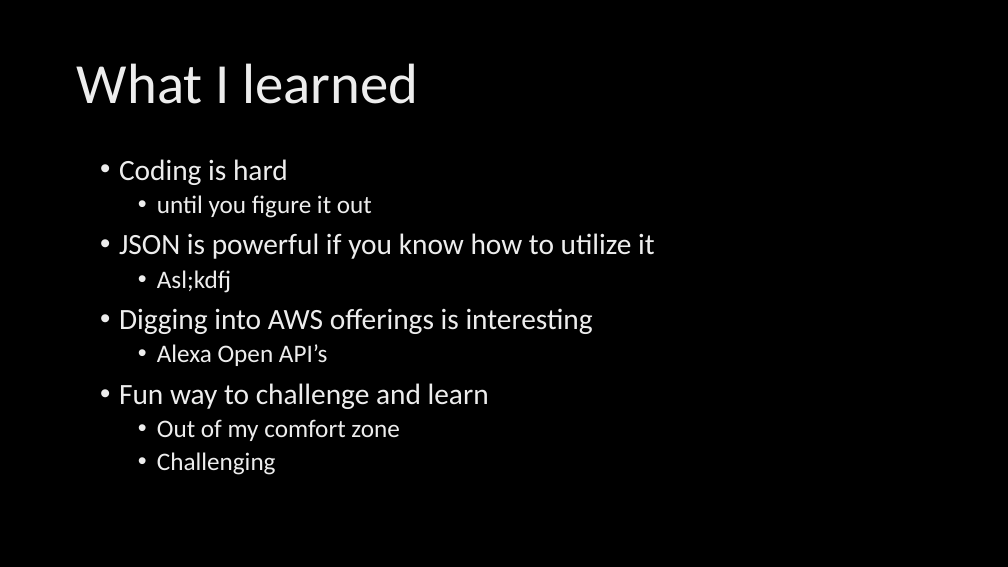
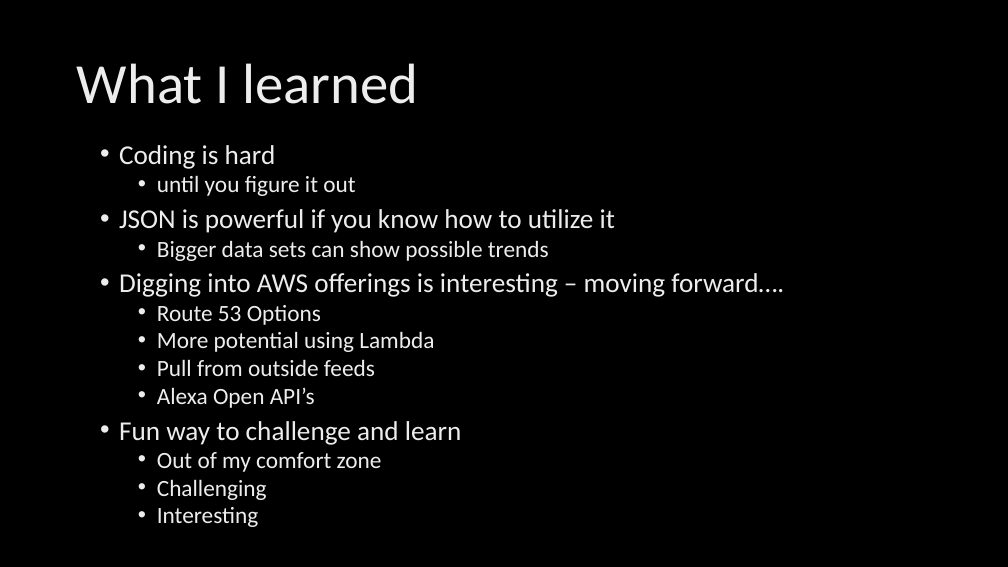
Before and after one commit to djherd/ProjectUnicorn, a slide deck: slide 8 of Doug Herd Project Presentation.pptx. Drawn at 1008x567 pixels with LibreOffice and Linux fonts; fonts in the diff are those of the drawing; background and template pictures are left out. Boxes give left, top, right and bottom in pixels: in the first picture for what was removed or moved away, otherwise in the second. Text is boxed around its words. In the diff, an @@ line names an element or a change of style, - is before the commit and + after.

Commit message:
Presentation Updates

```diff
--- a/Doug Herd Project Presentation.pptx
+++ b/Doug Herd Project Presentation.pptx
@@ text "Coding is hard": place and size @@
-text "Coding is hard" at bbox=[119, 159, 655, 475]
+text "Coding is hard" at bbox=[119, 145, 784, 527]
@@ text at bbox=[119, 145, 615, 500]: size 28 to 25.9 pt in "Coding is hard", "JSON is powerful if you know how ...", "Fun way to challenge and learn"; size 24 to 22.2 pt in "until you figure it out", "Alexa Open API’s", "Out of my comfort zone", "Challenging"; line spacing 0.9 to 0.8 @@
@@ text at bbox=[119, 240, 784, 376]: text changed; size 28 to 22.2 pt @@
-  • Asl;kdfj
-• Digging into AWS offerings is interesting
+  • Bigger data sets can show possible trends
+• Digging into AWS offerings is interesting – moving forward….
+  • Route 53 Options
+  • More potential using Lambda
+  • Pull from outside feeds
@@ text at bbox=[157, 507, 258, 527]: paragraph added @@
+  • Interesting
```
Also in this commit, not shown: 3 other slides changed, 1 slide added.
